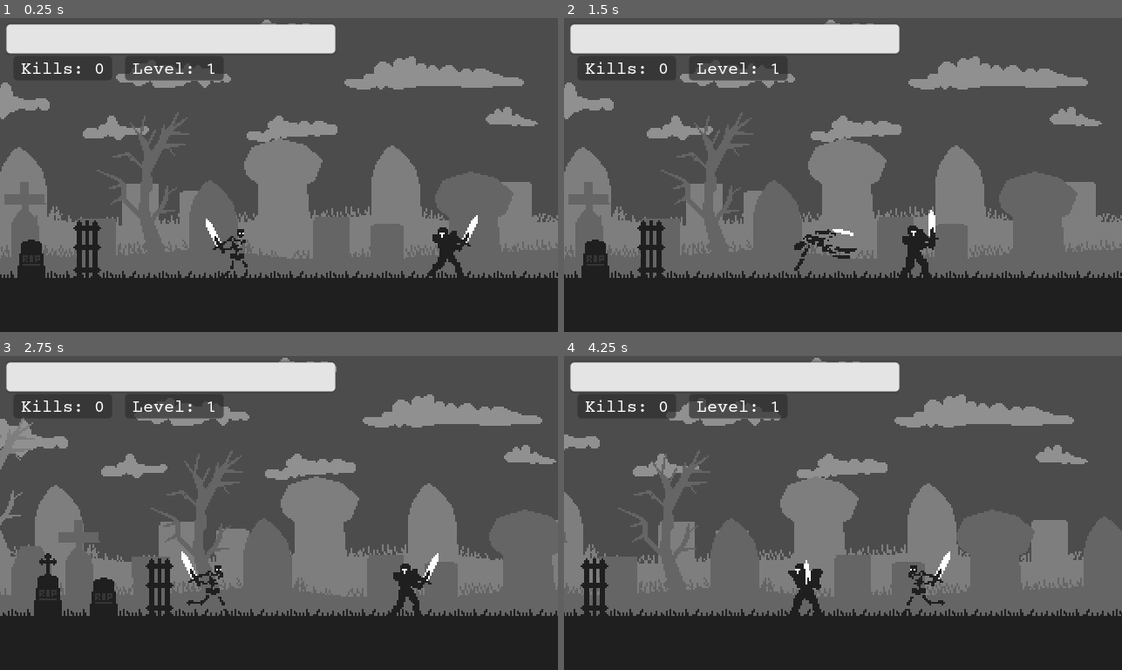
Above: before the commit, frames 1-4 (two rows, left to right).
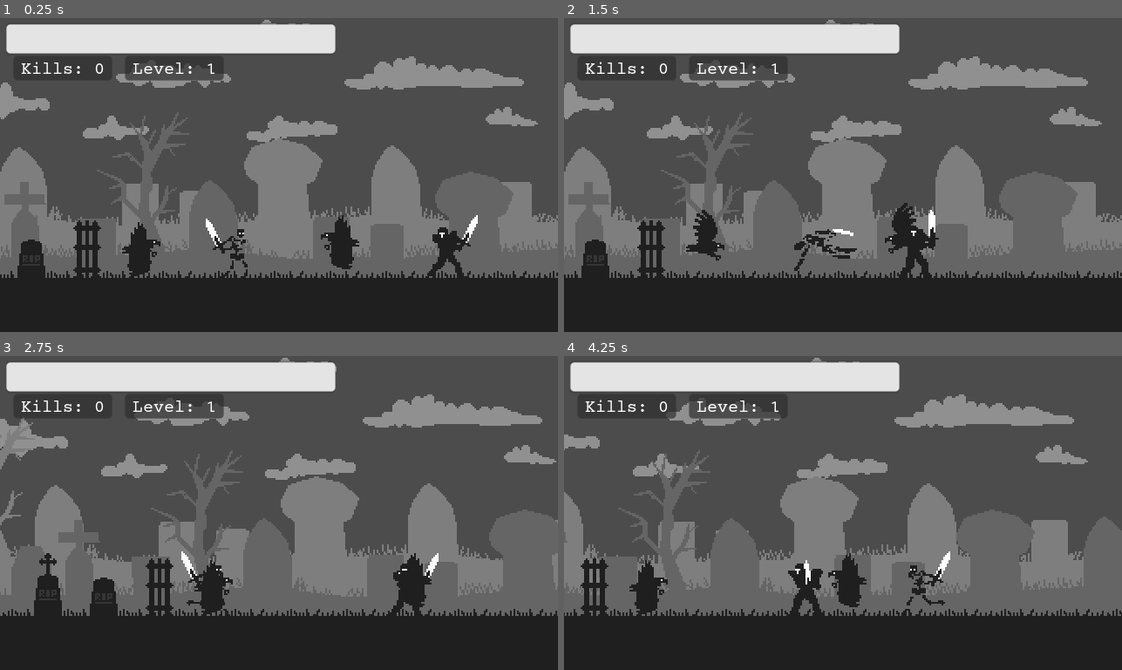
Above: after the commit, the same moments.

Repository: dw3nt/hb-grave-in-godot
Game: Godot game, scene res://Graveyard.tscn
The game is run twice, just before and just after one commit, with the same random seed, the same clock (stepped at 60 frames per second) and the same inputs.
Inputs:
- Up to frame 1 (0.25 s): no input
- Up to frame 2 (1.5 s): hold D (move_right) 0.53-1.28 s; tap K (attack) at 0.6 s; hold A (move_left) from 1.28 s (still down); tap Space (roll) at 1.35 s
- Up to frame 3 (2.75 s): release A (move_left) at 2.03 s; hold D (move_right) from 2.03 s (still down); tap K (attack) at 2.1 s
- Up to frame 4 (4.25 s): tap Space (roll) at 2.85 s; release D (move_right) at 3.53 s; hold A (move_left) from 3.53 s (still down); tap K (attack) at 3.6 s

The runs differ from the first frame. In frame 1, 1.2% of the frame differs, in the area x 21-65%, y 62-83%; in frame 2, 0.9%; in frame 3, 0.7%; in frame 4, 1.2%.
Error after the commit: Invalid call. Nonexistent function 'process_hit' in base 'KinematicBody2D (Crow.gd)'. (res://Hitbox.gd:9)

Commit message:
set crow direction on init

Diff:
--- a/Crow.gd
+++ b/Crow.gd
@@ -18,6 +18,18 @@
 onready var state = State.CHASE
 onready var skeleton = get_tree().get_root().find_node("Skeleton", true, false)
 
+func _ready():
+	var dir = null
+	if skeleton == null:
+		dir = rand_range(-1, 1)
+	else:
+		dir = skeleton.position.x - position.x
+
+	if dir < 0:
+		isFlipped = true
+		scale.x = -1
+
+
 func _physics_process(delta):
 	# may be a better way to tell enemies player doesn't exist (or is dead) cuz this seems like bad practice / inefficent
 	if skeleton == null:
--- a/Crow.tscn
+++ b/Crow.tscn
@@ -31,6 +31,9 @@
 collision_layer = 2
 collision_mask = 8
 script = ExtResource( 1 )
+__meta__ = {
+"_edit_group_": true
+}
 
 [node name="Sprite" type="Sprite" parent="."]
 texture = ExtResource( 2 )
--- a/Graveyard.tscn
+++ b/Graveyard.tscn
@@ -8,8 +8,9 @@
 [ext_resource path="res://assets/sprites/environment/s_wall.png" type="Texture" id=6]
 [ext_resource path="res://Tombstone.tscn" type="PackedScene" id=7]
 [ext_resource path="res://Knight.tscn" type="PackedScene" id=8]
-[ext_resource path="res://Skeleton.tscn" type="PackedScene" id=9]
-[ext_resource path="res://UI.tscn" type="PackedScene" id=10]
+[ext_resource path="res://Crow.tscn" type="PackedScene" id=9]
+[ext_resource path="res://Skeleton.tscn" type="PackedScene" id=10]
+[ext_resource path="res://UI.tscn" type="PackedScene" id=11]
 
 [node name="Graveyard" type="Node"]
 script = ExtResource( 1 )
@@ -108,17 +109,22 @@
 position = Vector2( 1168, 140 )
 
 [node name="Enemies" type="Node2D" parent="."]
-editor/display_folded = true
 
 [node name="Knight" parent="Enemies" instance=ExtResource( 8 )]
 position = Vector2( 236, 136 )
 
+[node name="Crow" parent="Enemies" instance=ExtResource( 9 )]
+position = Vector2( 48, 144 )
+
+[node name="Crow2" parent="Enemies" instance=ExtResource( 9 )]
+position = Vector2( 160, 140 )
+
 [node name="Experience" type="Node" parent="."]
 
-[node name="Skeleton" parent="." instance=ExtResource( 9 )]
+[node name="Skeleton" parent="." instance=ExtResource( 10 )]
 position = Vector2( 96, 136 )
 
-[node name="UI" parent="." instance=ExtResource( 10 )]
+[node name="UI" parent="." instance=ExtResource( 11 )]
 
 [connection signal="tree_exited" from="Enemies/Knight" to="Skeleton" method="_on_Knight_tree_exited"]
 [connection signal="hp_changed" from="Skeleton" to="UI" method="_on_Skeleton_hp_changed"]
Not shown: 1 places in Graveyard.tscn that only renumber resources
